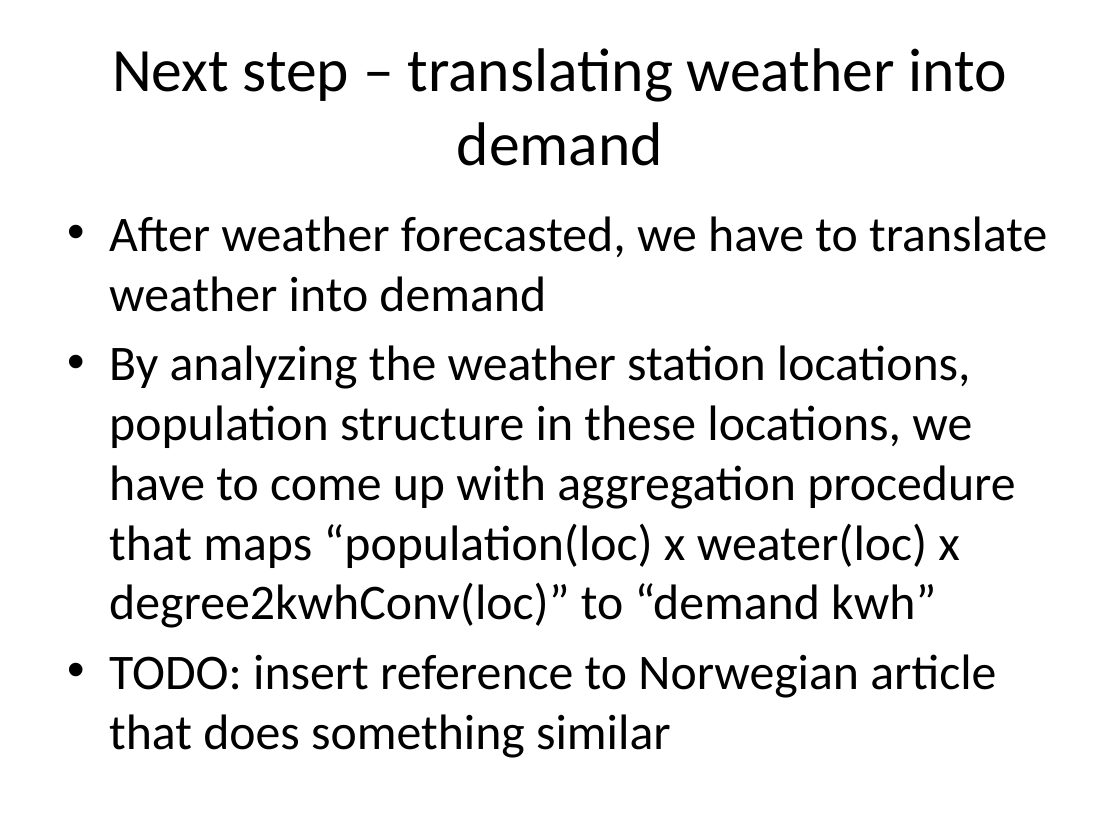
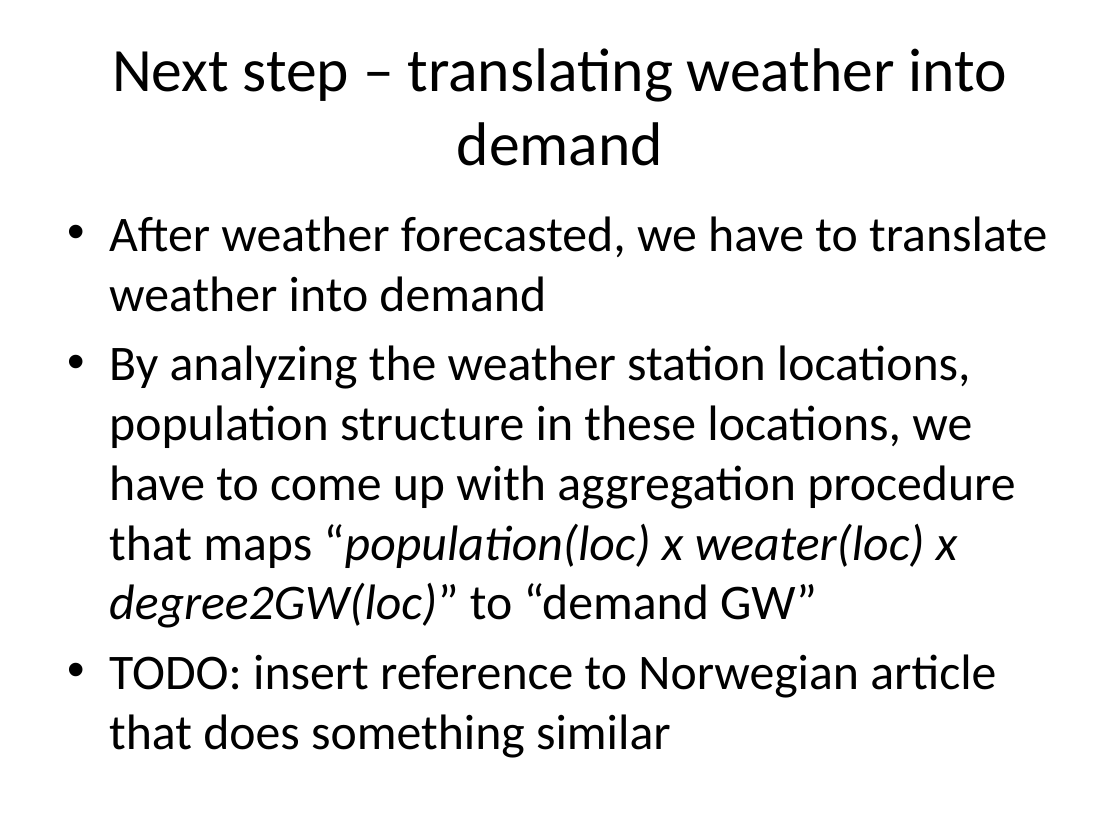
Before and after one commit to quantbin/xpl, a slide deck: slide 23 of energy.pptx (slide 16 before the commit). Drawn at 1120x840 pixels with LibreOffice and Linux fonts; fonts in the diff are those of the drawing. Boxes give left, top, right and bottom in pixels: in the first picture for what was removed or moved away, otherwise in the second. Text is boxed around its words. In the diff, an @@ line names an element or a change of style, - is before the commit and + after.

```diff
--- a/energy.pptx
+++ b/energy.pptx
@@ text at (109,345,1015,628): text changed @@
-• By analyzing the weather station locations, population structure in these locations, we have to come up with aggregation procedure that maps “population(loc) x weater(loc) x degree2kwhConv(loc)” to “demand kwh”
+• By analyzing the weather station locations, population structure in these locations, we have to come up with aggregation procedure that maps “population(loc) x weater(loc) x degree2GW(loc)” to “demand GW”
```
Also in this commit, not shown: 10 other slides changed, 9 slides added.
